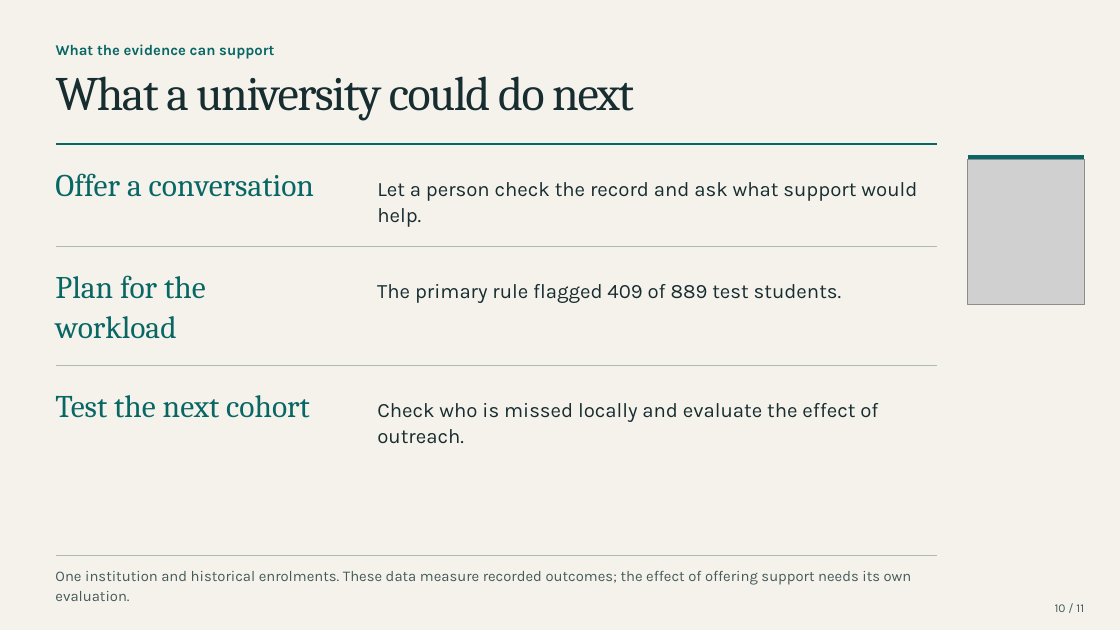
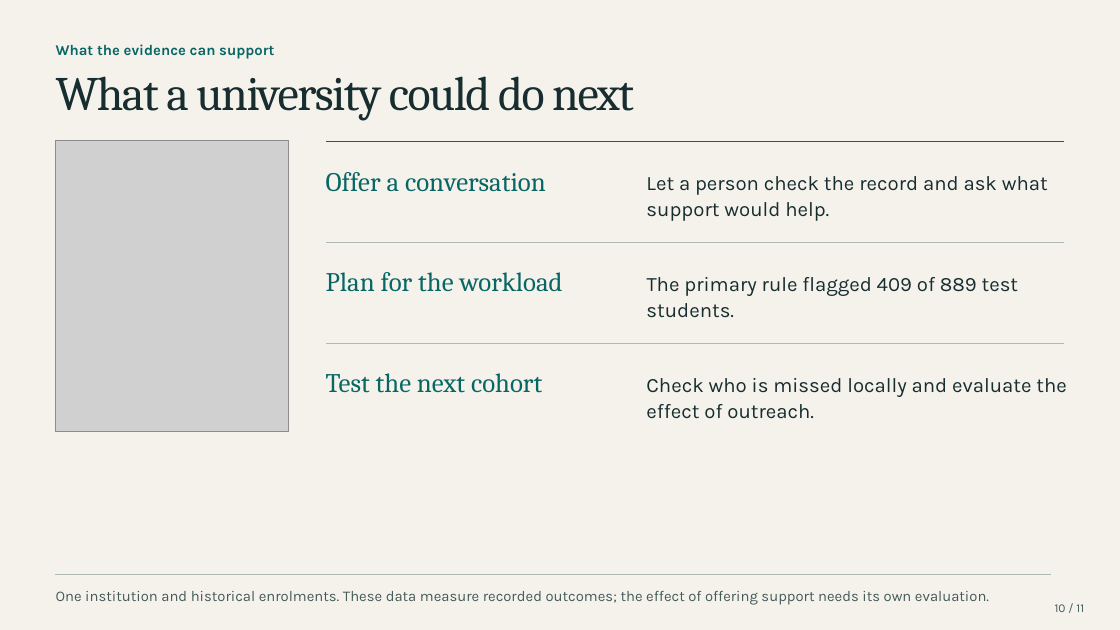
Before and after one commit to Tigershengsheng/ids-project, a slide deck: slide 10 of output/powerpoint/Student_Dropout_Presentation.pptx. Drawn at 1120x630 pixels with LibreOffice and Linux fonts; fonts in the diff are those of the drawing; grey boxes stand for pictures. Boxes give left, top, right and bottom in pixels: in the first picture for what was removed or moved away, otherwise in the second. Text is boxed around its words. In the diff, an @@ line names an element or a change of style, - is before the commit and + after.

Commit message:
Refine presentation layout and photo placement

```diff
--- a/output/powerpoint/Student_Dropout_Presentation.pptx
+++ b/output/powerpoint/Student_Dropout_Presentation.pptx
@@ picture: place and size @@
-picture at [968,160,1085,305]
+picture at [55,140,288,432]
@@ freeform shape: place and size @@
-freeform shape at [55,144,938,145]
+freeform shape at [326,140,1065,142]
@@ text "Offer a conversation": place and size @@
-text "Offer a conversation" at [55,173,314,197]
+text "Offer a conversation" at [326,172,546,192]
@@ text "Offer a conversation" at [326,172,546,192]: size 27 to 23 pt @@
@@ text at [646,176,1048,195]: text changed @@
-Let a person check the record and ask what support would
+Let a person check the record and ask what
@@ freeform shape removed at [968,155,1085,159] @@
@@ text removed at [377,208,421,227] @@
-help.
@@ text added at [646,202,829,221], 17.4 pt, text #172D30 @@
+support would help.
@@ freeform shape: place and size @@
-freeform shape at [55,246,938,247]
+freeform shape at [326,242,1065,243]
@@ text at [326,272,563,292]: text changed; size 27 to 23 pt @@
-Plan for the
+Plan for the workload
@@ text at [647,277,1019,296]: text changed @@
-The primary rule flagged 409 of 889 test students.
+The primary rule flagged 409 of 889 test
@@ text removed at [55,316,176,339] @@
-workload
@@ text added at [646,303,734,318], 17.4 pt, text #172D30 @@
+students.
@@ freeform shape: place and size @@
-freeform shape at [55,365,938,366]
+freeform shape at [326,343,1065,344]
@@ text "Test the next cohort" at [326,373,542,393]: size 27 to 23 pt @@
@@ text "Test the next cohort": place and size @@
-text "Test the next cohort" at [55,395,310,418]
+text "Test the next cohort" at [326,373,542,393]
@@ text at [646,378,1066,397]: text changed @@
-Check who is missed locally and evaluate the effect of
+Check who is missed locally and evaluate the
@@ text added at [646,404,814,419], 17.4 pt, text #172D30 @@
+effect of outreach.
@@ text removed at [377,429,464,444] @@
-outreach.
@@ freeform shape: place and size @@
-freeform shape at [55,555,938,556]
+freeform shape at [55,575,1051,576]
@@ text removed at [55,591,129,601] @@
-evaluation.
@@ text at [56,591,989,605]: text changed @@
-One institution and historical enrolments. These data measure recorded outcomes; the effect of offering support needs its own
+One institution and historical enrolments. These data measure recorded outcomes; the effect of offering support needs its own evaluation.
```
Also in this commit, not shown: 10 other slides changed, 6 other files.
